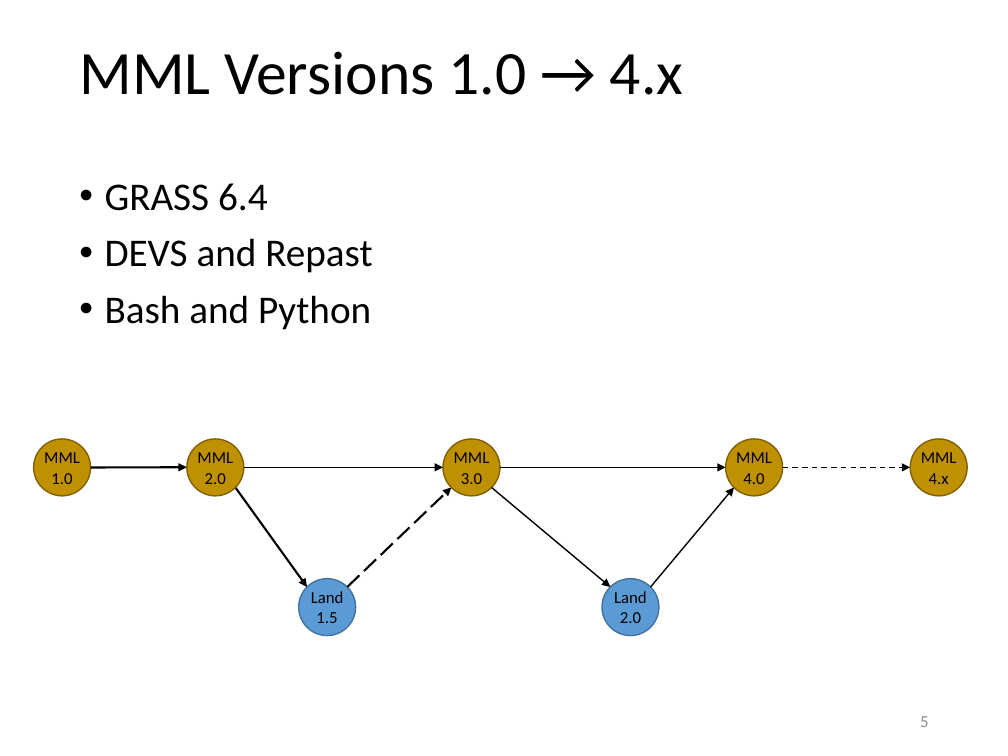
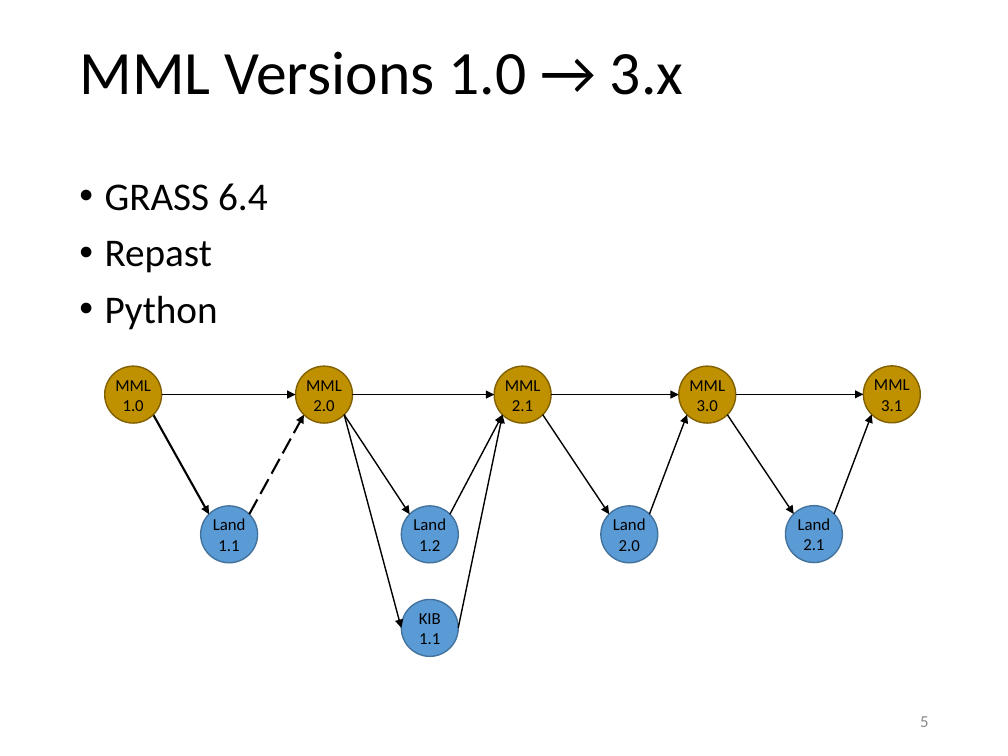
Before and after one commit to waboyd/MMLVersionChart, a slide deck: slide 5 of MDH.pptx. Drawn at 1008x756 pixels with LibreOffice and Linux fonts; fonts in the diff are those of the drawing. Boxes give left, top, right and bottom in pixels: in the first picture for what was removed or moved away, otherwise in the second. Text is boxed around its words. In the diff, an @@ line names an element or a change of style, - is before the commit and + after.

Commit message:
Add files via upload
This is the correct updated blueprint design for versioning MML

```diff
--- a/MDH.pptx
+++ b/MDH.pptx
@@ title at [79, 51, 683, 95]: text changed @@
-MML Versions 1.0 → 4.x
+MML Versions 1.0 → 3.x
@@ text at [105, 241, 218, 330]: text changed @@
-• DEVS and Repast
-• Bash and Python
+• Repast
+• Python
@@ ellipse "MML 1.0": place and size @@
-ellipse "MML 1.0" at [186, 438, 243, 495]
+ellipse "MML 1.0" at [105, 366, 161, 422]
@@ text in ellipse at [115, 380, 151, 411]: text changed @@
-MML 2.0
+MML 1.0
@@ ellipse "MML 2.0": place and size @@
-ellipse "MML 2.0" at [444, 438, 500, 495]
+ellipse "MML 2.0" at [295, 366, 352, 422]
@@ text in ellipse at [306, 380, 342, 411]: text changed @@
-MML 3.0
+MML 2.0
@@ ellipse "MML 2.1": place and size @@
-ellipse "MML 2.1" at [33, 438, 90, 495]
+ellipse "MML 2.1" at [494, 366, 550, 422]
@@ text in ellipse at [505, 380, 541, 411]: text changed @@
-MML 1.0
+MML 2.1
@@ ellipse "MML 3.0": place and size @@
-ellipse "MML 3.0" at [726, 438, 782, 495]
+ellipse "MML 3.0" at [678, 366, 735, 422]
@@ text in ellipse at [689, 380, 725, 411]: text changed @@
-MML 4.0
+MML 3.0
@@ arrow moved from (236, 488) - (307, 587) to (153, 414) - (209, 514) @@
@@ arrow moved from (244, 468) - (444, 468) to (161, 394) - (295, 394) @@
@@ arrow moved from (348, 587) - (452, 488) to (249, 514) - (303, 414) @@
@@ arrow moved from (492, 488) - (610, 587) to (344, 414) - (409, 514) @@
@@ arrow moved from (500, 468) - (726, 468) to (353, 394) - (494, 394) @@
@@ arrow moved from (650, 587) - (734, 488) to (450, 514) - (503, 414) @@
@@ group added at [344, 366, 920, 656]: 7 arrows, 4 ellipses @@
+Land 1.2
+KIB 1.1
+MML 3.1
+Land 2.1
@@ arrow moved from (782, 468) - (910, 468) to (736, 394) - (864, 394) @@
@@ arrow (736, 394) - (864, 394): stroke #000000 1 pt dashed to #000000 1 pt @@
@@ ellipse removed at [910, 438, 967, 495] @@
-MML 4.x
@@ arrow removed from (91, 468) to (186, 468) @@
@@ ellipse "Land 1.1": place and size @@
-ellipse "Land 1.1" at [298, 579, 355, 635]
+ellipse "Land 1.1" at [201, 506, 257, 562]
@@ ellipse "Land 2.0": place and size @@
-ellipse "Land 2.0" at [602, 579, 658, 635]
+ellipse "Land 2.0" at [601, 506, 657, 562]
@@ text in ellipse at [213, 518, 246, 551]: text changed @@
-Land 1.5
+Land 1.1
```
Also in this commit, not shown: 4 other slides changed.
